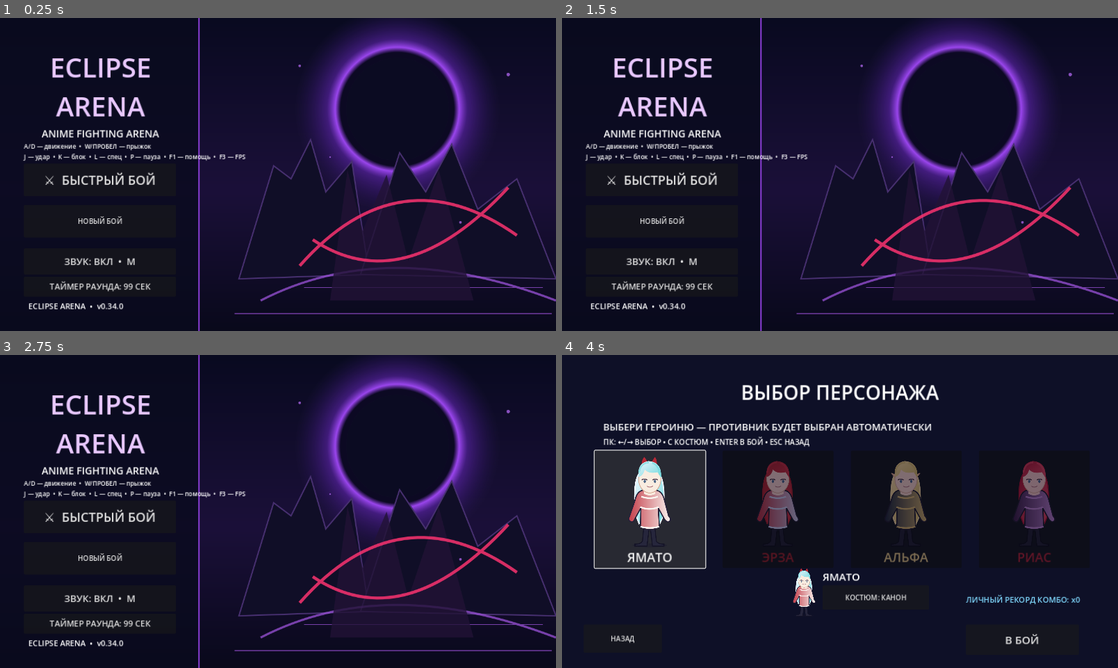
Above: before the commit, frames 1-4 (two rows, left to right).
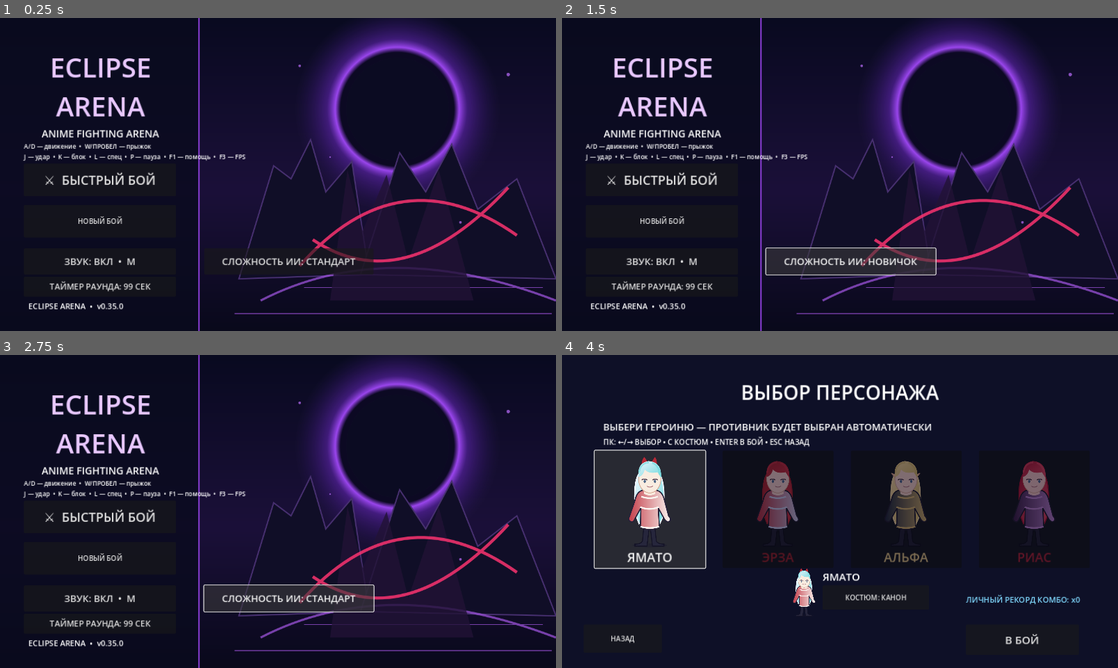
Above: after the commit, the same moments.

Repository: PerchikHot/Eclipse-Arena-
Game: Godot game, scene res://scenes/Main.tscn
Same seed, same stepped clock (60 frames per second), same inputs: the game is played once before the commit and once after it.
Inputs (mouse positions are in pixels of both pictures, inside the frame that each line leads up to):
- Up to frame 1 (0.25 s): no input
- Up to frame 2 (1.5 s): click (851, 262) at 0.5 s, where only the run after the commit has a clickable "СЛОЖНОСТЬ ИИ: СТАНДАРТ"; click (851, 262) at 1.25 s, where only the run after the commit has a clickable "СЛОЖНОСТЬ ИИ: МАСТЕР"
- Up to frame 3 (2.75 s): click (289, 599) at 2 s, where only the run after the commit has a clickable "СЛОЖНОСТЬ ИИ: НОВИЧОК"
- Up to frame 4 (4 s): click "⚔ БЫСТРЫЙ БОЙ" at 2.75 s; click "ЯМАТО" at 3.5 s

The runs differ from the first frame. In frame 1, 0.6% of the frame differs, in the area x 20-68%, y 73-94%; in frame 2, 2.3%; in frame 3, 2.3%; in frame 4, nothing differs.

Commit message:
feat(arena): persistent novice/normal/master opponent AI with gameplay scaling

Diff:
--- a/project.godot
+++ b/project.godot
@@ -2,7 +2,7 @@
 
 [application]
 config/name="Eclipse Arena Prototype"
-config/version="0.34.0"
+config/version="0.35.0"
 run/main_scene="res://scenes/Main.tscn"
 config/features=PackedStringArray("4.3", "GL Compatibility")
 
--- a/scripts/main.gd
+++ b/scripts/main.gd
@@ -26,6 +26,7 @@
 var enemy_hit_fx := 0.0
 var ai_timer := 0.0
 var ai_retreat := false
+var ai_difficulty := 1  # 0: novice, 1: normal, 2: master
 var animation_clock := 0.0
 var player_motion := 0.0
 var enemy_motion := 0.0
@@ -86,6 +87,7 @@
 var round_duration := 99.0
 var round_seconds := 99.0
 var duration_button: Button
+var difficulty_button: Button
 var timer_warning_active := false
 var final_countdown_active := false
 var has_game_focus := true
@@ -117,6 +119,10 @@
         var saved_duration = saved_settings.get_value("match", "duration", 99)
         if typeof(saved_duration) == TYPE_INT and saved_duration in [30, 60, 99, 120, 180]:
             round_duration = float(saved_duration)
+        # The AI level is local to this device and does not alter save data.
+        var stored_difficulty = saved_settings.get_value("match", "ai_difficulty", 1)
+        if typeof(stored_difficulty) == TYPE_INT and stored_difficulty in [0, 1, 2]:
+            ai_difficulty = stored_difficulty
         # Personal records are local until secure account sync is implemented.
         var stored_best = saved_settings.get_value("records", "best_combo", 0)
         if typeof(stored_best) == TYPE_INT and stored_best >= 0 and stored_best <= 9999:
@@ -350,6 +356,13 @@
     duration_button.add_theme_font_size_override("font_size", 19)
     duration_button.pressed.connect(cycle_round_duration)
     menu_layer.add_child(duration_button)
+    difficulty_button = Button.new()
+    difficulty_button.text = "СЛОЖНОСТЬ ИИ: " + ["НОВИЧОК", "СТАНДАРТ", "МАСТЕР"][ai_difficulty]
+    difficulty_button.position = Vector2(470, 530)
+    difficulty_button.size = Vector2(390, 60)
+    difficulty_button.add_theme_font_size_override("font_size", 22)
+    difficulty_button.pressed.connect(cycle_ai_difficulty)
+    menu_layer.add_child(difficulty_button)
     var version_label := Label.new()
     version_label.text = "ECLIPSE ARENA  •  v%s" % str(ProjectSettings.get_setting("application/config/version", "0.6.5"))
     version_label.position = Vector2(65, 650)
@@ -472,6 +485,17 @@
     settings.save("user://settings.cfg")
     play_sound("menu")
 
+# A full gameplay setting: opponent movement, decisions and attack recovery
+# scale together. Changes apply to the next frame and persist across restarts.
+func cycle_ai_difficulty() -> void:
+    ai_difficulty = (ai_difficulty + 1) % 3
+    difficulty_button.text = "СЛОЖНОСТЬ ИИ: " + ["НОВИЧОК", "СТАНДАРТ", "МАСТЕР"][ai_difficulty]
+    var settings := ConfigFile.new()
+    settings.load("user://settings.cfg")
+    settings.set_value("match", "ai_difficulty", ai_difficulty)
+    settings.save("user://settings.cfg")
+    play_sound("menu")
+
 func cycle_costume() -> void:
     selected_costume = (selected_costume + 1) % costume_names.size()
     costume_button.text = "КОСТЮМ: " + costume_names[selected_costume]
@@ -1015,14 +1039,14 @@
     if hp_left > 0 and hp_right > 0:
         var distance: float = absf(x_left - x_right)
         if ai_timer <= 0.0:
-            ai_timer = 1.1
-            ai_retreat = distance < 185.0 and randf() < 0.35
+            ai_timer = [1.8, 1.1, 0.6][ai_difficulty]
+            ai_retreat = distance < 185.0 and randf() < [0.18, 0.35, 0.50][ai_difficulty]
         if ai_retreat and distance < 240.0:
             enemy_motion = -signf(x_left - x_right)
-            x_right += enemy_motion * 110.0 * delta
+            x_right += enemy_motion * [85.0, 110.0, 145.0][ai_difficulty] * delta
         elif distance > 110.0:
             enemy_motion = signf(x_left - x_right)
-            x_right += enemy_motion * 170.0 * delta
+            x_right += enemy_motion * [125.0, 170.0, 210.0][ai_difficulty] * delta
         x_right = clampf(x_right, 50.0, 1230.0)
         if absf(x_left - x_right) < 84.0 and absf(y_left - 610.0) < 115.0:
             var separation: float = 1.0 if x_left <= x_right else -1.0
@@ -1034,7 +1058,7 @@
             if enemy_special:
                 enemy_energy -= skill_cost
                 enemy_skill_fx = 0.35
-            enemy_cooldown = 1.3 if enemy_special else 0.95
+            enemy_cooldown = (1.3 if enemy_special else 0.95) * [1.35, 1.0, 0.78][ai_difficulty]
             enemy_attack_fx = 0.3 if enemy_special else 0.18
             play_sound("swing")
             player_hit_fx = 0.22
